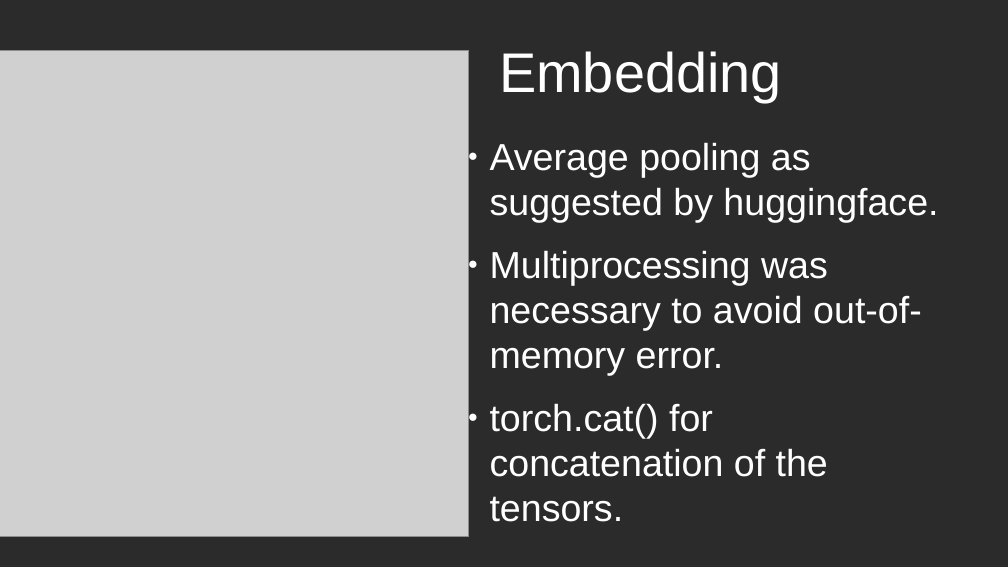
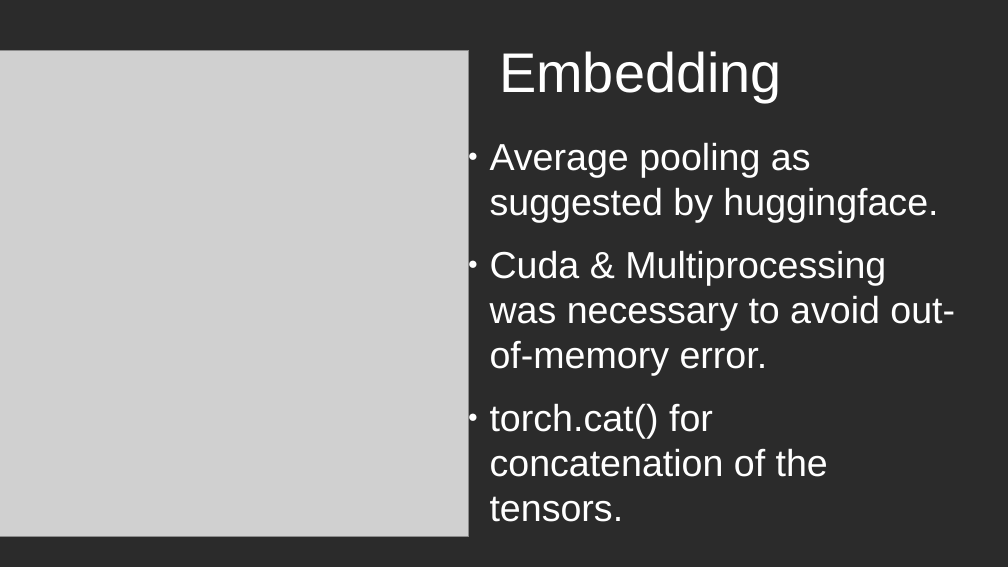
Before and after one commit to platibyte/taproject, a slide deck: slide 7 of GPT E5 word embedding.odp. Drawn at 1008x567 pixels with LibreOffice and Linux fonts; fonts in the diff are those of the drawing; grey boxes stand for pictures; background and template pictures are left out; a plain dark background stands for a picture behind light text. Boxes give left, top, right and bottom in pixels: in the first picture for what was removed or moved away, otherwise in the second. Text is boxed around its words. In the diff, an @@ line names an element or a change of style, - is before the commit and + after.

Commit message:
* Update presentation * split embedding into     * comparison of E5 Q&A and E5 A & gpt A     * comparison of E5 Q&A and gpt Q&A     variants.

```diff
--- a/GPT E5 word embedding.odp
+++ b/GPT E5 word embedding.odp
@@ text at bbox=[490, 250, 955, 376]: text changed @@
-● Multiprocessing was necessary to avoid out-of-memory error.
+● Cuda & Multiprocessing was necessary to avoid out-of-memory error.
```
Also in this commit, not shown: 1 other slide changed, 1 slide added, 1 slide removed, 5 other files.
